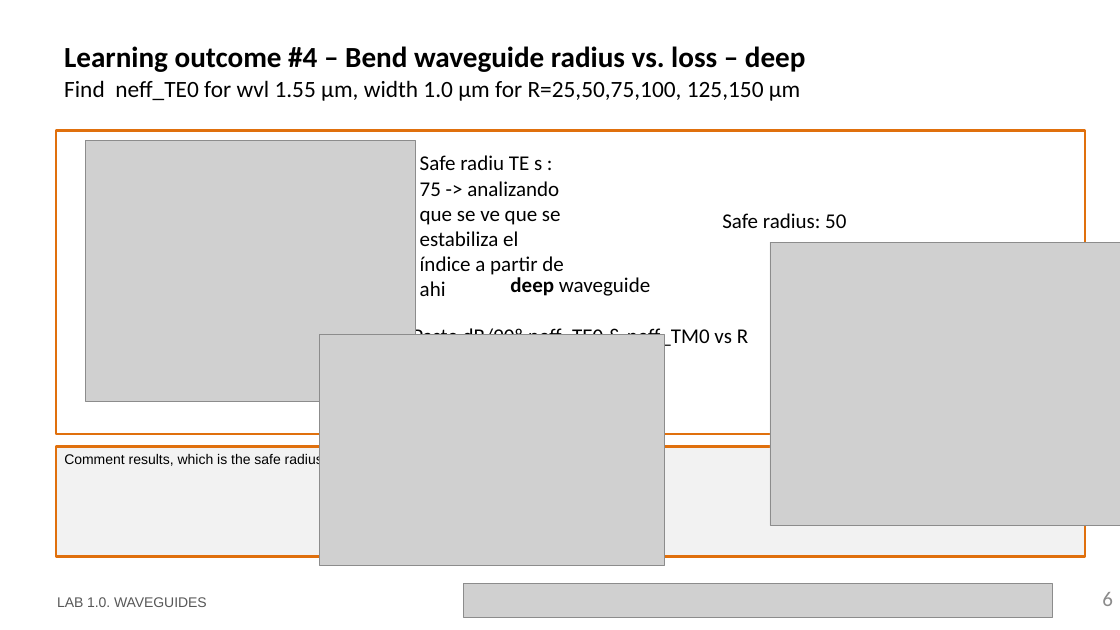
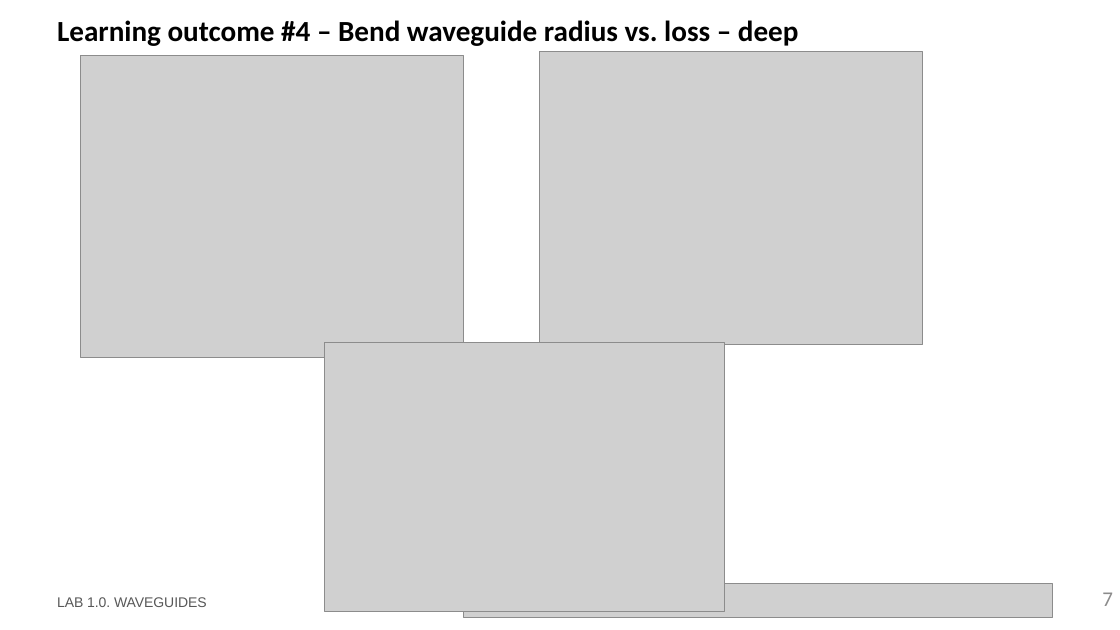
Before and after one commit to mromgar1/pic-upv-lab1, a slide deck: slide 7 of LabBook_10.pptx (slide 6 before the commit). Drawn at 1120x630 pixels with LibreOffice and Linux fonts; fonts in the diff are those of the drawing; grey boxes stand for pictures; background and template pictures are left out. Boxes give left, top, right and bottom in pixels: in the first picture for what was removed or moved away, otherwise in the second. Text is boxed around its words. In the diff, an @@ line names an element or a change of style, - is before the commit and + after.

```diff
--- a/LabBook_10.pptx
+++ b/LabBook_10.pptx
@@ title at (57, 20, 799, 46): text changed; size 20 to 25 pt; bold on @@
-Learning outcome #4 – Bend waveguide radius vs. loss – deep
-Find neff_TE0 for wvl 1.55 µm, width 1.0 µm for R=25,50,75,100, 125,150 µm
+Learning outcome #4 – Bend waveguide radius vs. loss – deep
@@ picture: place and size @@
-picture at (85, 140, 415, 401)
+picture at (81, 55, 464, 358)
@@ picture: place and size @@
-picture at (770, 242, 1120, 526)
+picture at (539, 51, 923, 345)
@@ rectangle removed at (56, 130, 1086, 434) @@
@@ text removed at (420, 155, 563, 296) @@
-Safe radiu TE s : 75 -> analizando que se ve que se estabiliza el índice a partir de ahi
@@ text removed at (722, 213, 846, 228) @@
-Safe radius: 50
@@ text removed at (412, 277, 748, 349) @@
-deep waveguide
-Paste dB/90º neff_TE0 & neff_TM0 vs R
@@ picture: place and size @@
-picture at (319, 334, 665, 566)
+picture at (324, 343, 725, 612)
@@ rectangle removed at (56, 447, 1086, 557) @@
-Comment results, which is the safe radius, consider safe means less than 0.1 dB/90º.
@@ page number at (1102, 592, 1113, 606): text changed @@
-6
+7
```
Also in this commit, not shown: 3 other slides changed, 5 slides added, 2 slides removed.
